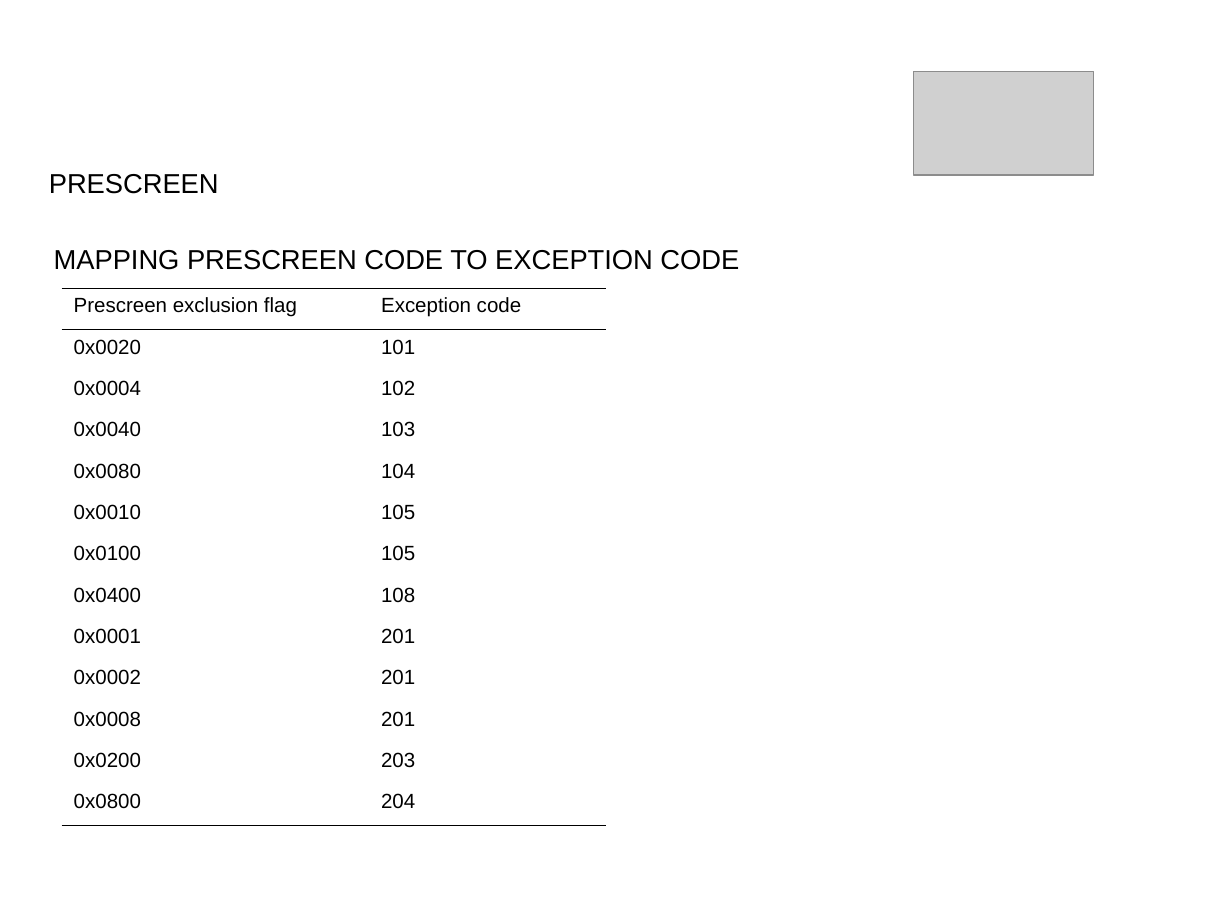
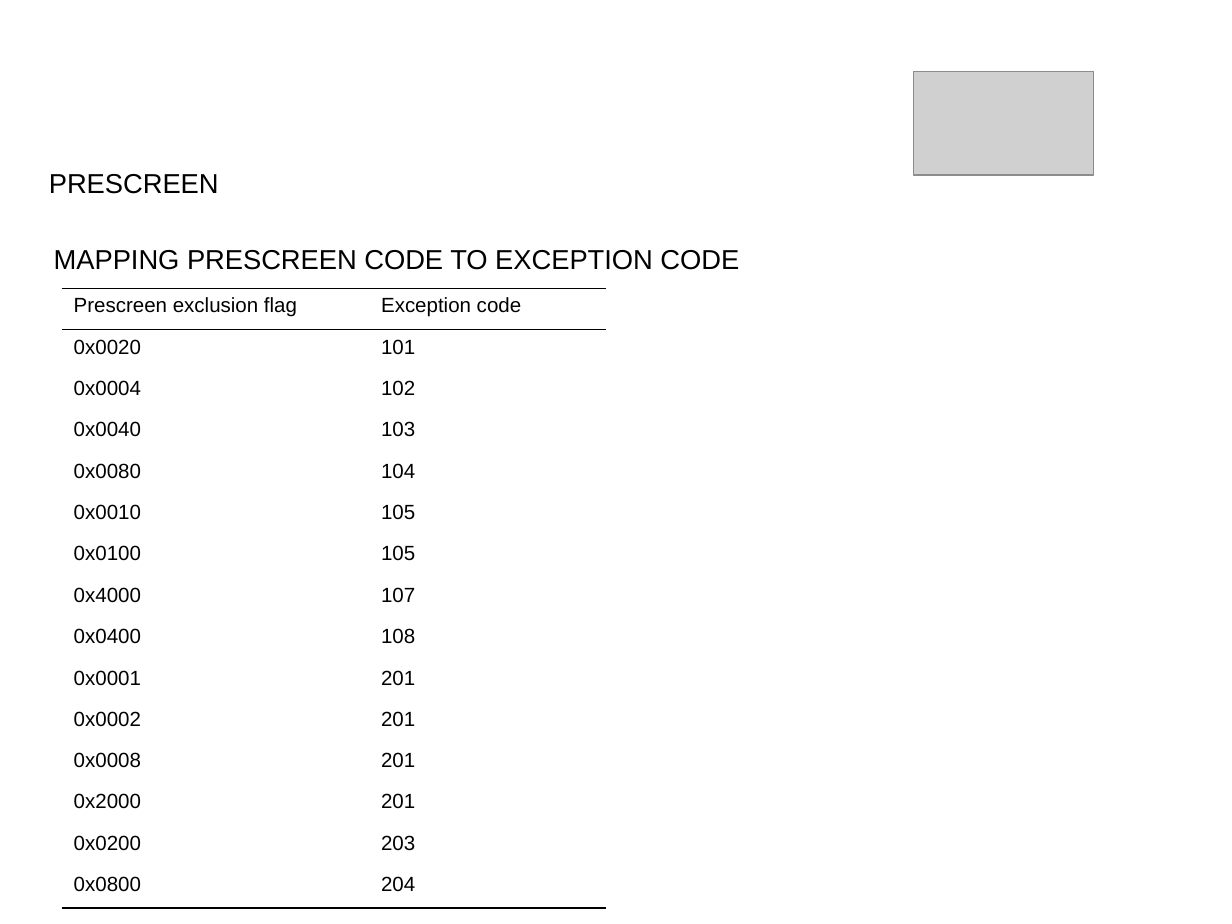
Before and after one commit to hunganhu/dac, a slide deck: slide 49 of BOOC_CC_BT/doc/BOOC Credit Card DOUCMENTATION.ppt. Drawn at 1232x924 pixels with LibreOffice and Linux fonts; fonts in the diff are those of the drawing; grey boxes stand for pictures. Boxes give left, top, right and bottom in pixels: in the first picture for what was removed or moved away, otherwise in the second. Text is boxed around its words. In the diff, an @@ line names an element or a change of style, - is before the commit and + after.

```diff
--- a/BOOC_CC_BT/doc/BOOC Credit Card DOUCMENTATION.ppt
+++ b/BOOC_CC_BT/doc/BOOC Credit Card DOUCMENTATION.ppt
@@ table at (62, 288, 605, 908) @@
+row 8: 0x4000 | 107
+row 13: 0x2000 | 201
```
Also in this commit, not shown: 6 other slides changed, 3 other files.
